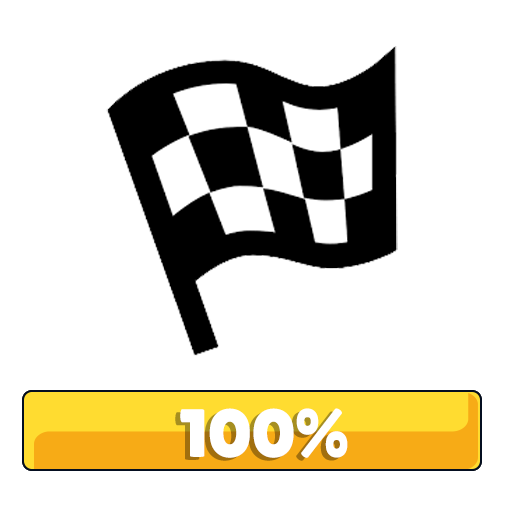
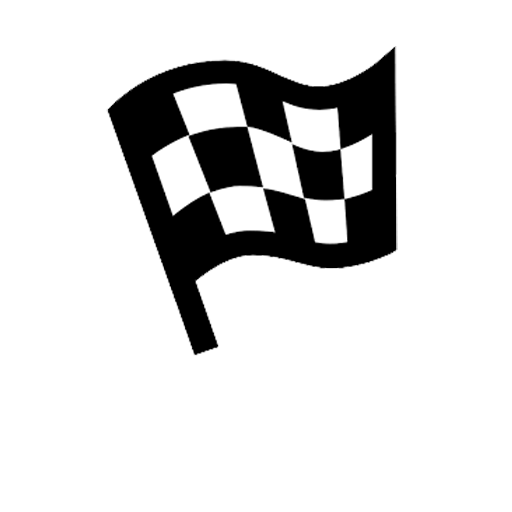
Comparing the layer stacks of the two 512 x 512 images. Changes:
hid "100%" over (x1=180, y1=408, x2=348, y2=458)
hid group "Sildebar" (11 layers) over (x1=24, y1=390, x2=482, y2=470)
